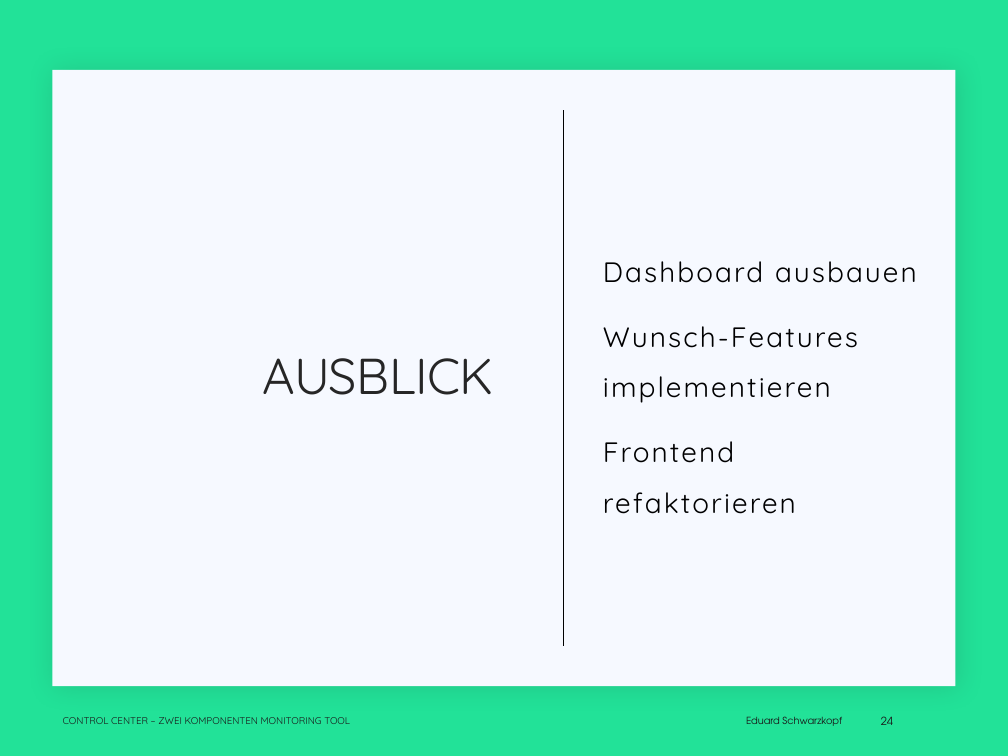
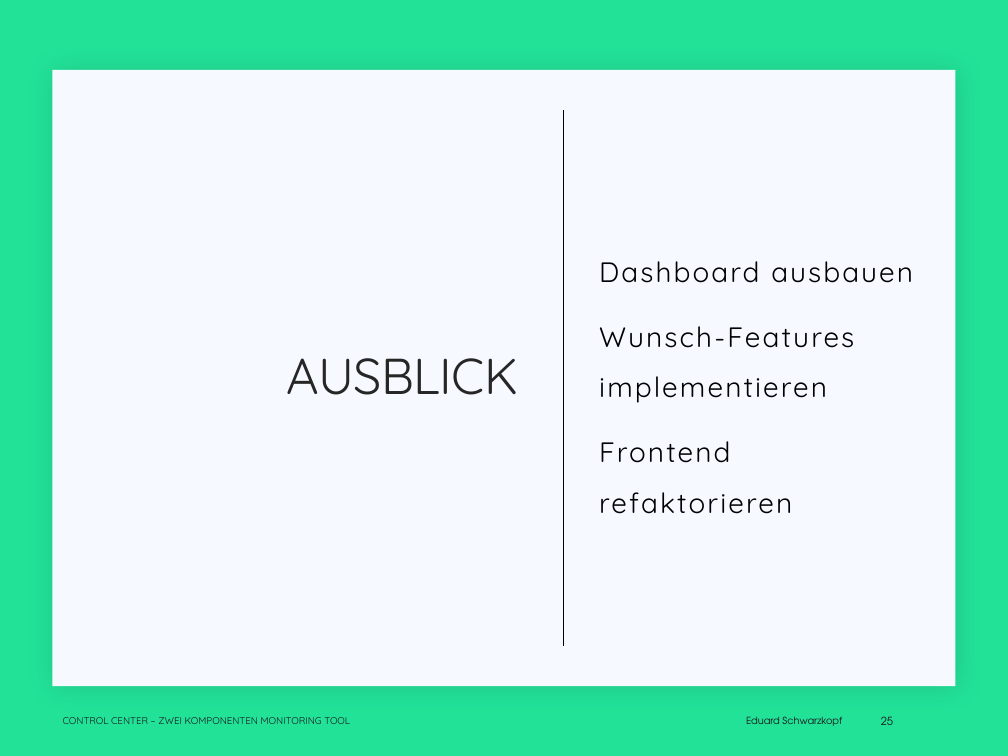
Before and after one commit to EduardSchwarzkopf/Abschlusspr-sentation, a slide deck: slide 25 of Abschluss_präsi.pptx (slide 24 before the commit). Drawn at 1008x756 pixels with LibreOffice and Linux fonts; fonts in the diff are those of the drawing; background and template pictures are left out. Boxes give left, top, right and bottom in pixels: in the first picture for what was removed or moved away, otherwise in the second. Text is boxed around its words. In the diff, an @@ line names an element or a change of style, - is before the commit and + after.

```diff
--- a/Abschluss_präsi.pptx
+++ b/Abschluss_präsi.pptx
@@ text "Dashboard ausbauen": place and size @@
-text "Dashboard ausbauen" at [603,261,917,514]
+text "Dashboard ausbauen" at [599,261,913,514]
@@ title "AUSBLICK": place and size @@
-title "AUSBLICK" at [263,358,494,395]
+title "AUSBLICK" at [287,358,518,395]
@@ page number at [881,716,893,725]: text changed @@
-24
+25
```
Also in this commit, not shown: 11 other slides changed, 1 slide added.
